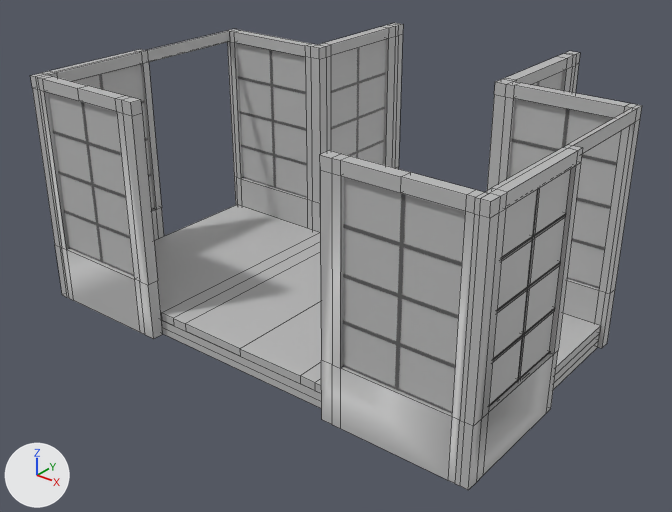
What one commit did to the FBX model Assets/Miramare 3D Assets/Main Structures/Perfume Structure/Perfume Structure.fbx.
The view is the same before and after, from a 50 mm camera at (8.83, -10.84, 7.93) aimed at (-0.13, 0.36, 0.98). Arrows for +X, +Y and +Z are at lower left; the lights stay in place. Mesh edges are drawn as thin lines on the coarser meshes. Where no turn or scale is listed for an object, it has been applied to the vertices.

The first picture shows 'MainStage', 'Structure', 'Window1', 'Window2', 'Window3', 'Window4', 'Window5', 'Window6', 'Window7'.
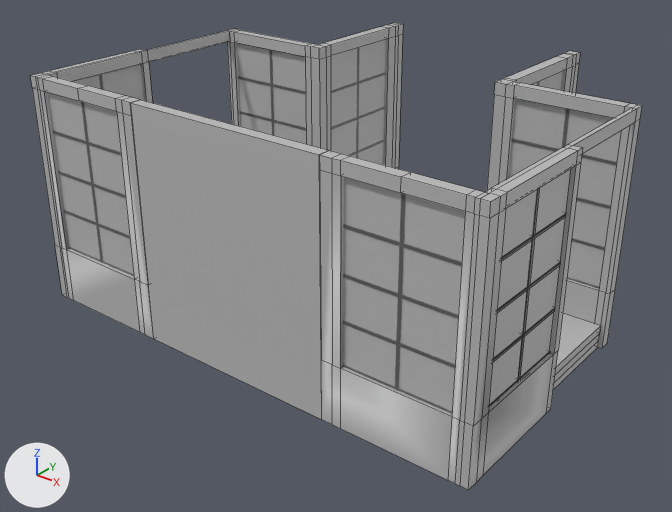
The change, as a list of edits to the scene's bpy script:
```text
Add mat_backpanelmat:
    mat_backpanelmat = principled_material('BackPanelMat')
    mat_backpanelmat.base_color = (0.5, 0.5, 0.5)  # grey #bcbcbc
Add me_mesh_001_1:
    me_mesh_001_1.from_pydata([(-3.59, -0.2, 0.0), (0.0, -0.2, 0.0), (-3.59, -0.2, 4.0), (0.0, -0.2, 4.0), (-3.59, 0.0, 4.0), (0.0, 0.0, 4.0), (-3.59, 0.0, 0.0), (0.0, 0.0, 0.0)], [], [(0, 1, 3, 2), (2, 3, 5, 4), (4, 5, 7, 6), (1, 7, 5, 3), (6, 0, 2, 4)])
    me_mesh_001_1.materials.append(mat_backpanelmat)  # grey #bcbcbc
Add ob_backpanel:
    ob_backpanel = bpy.data.objects.new('BackPanel', me_mesh_001_1)
    ob_backpanel.location = (1.79, -2.18, 0.0)
```

Changed parts and their boxes [x1, y1, x2, y2] in the pictures (672 x 512 px):
'BackPanel', added
    after: [130, 100, 329, 419]
'MainStage', unchanged, covered by the edit
    before: [154, 204, 601, 408]
    after: [553, 313, 601, 390]
